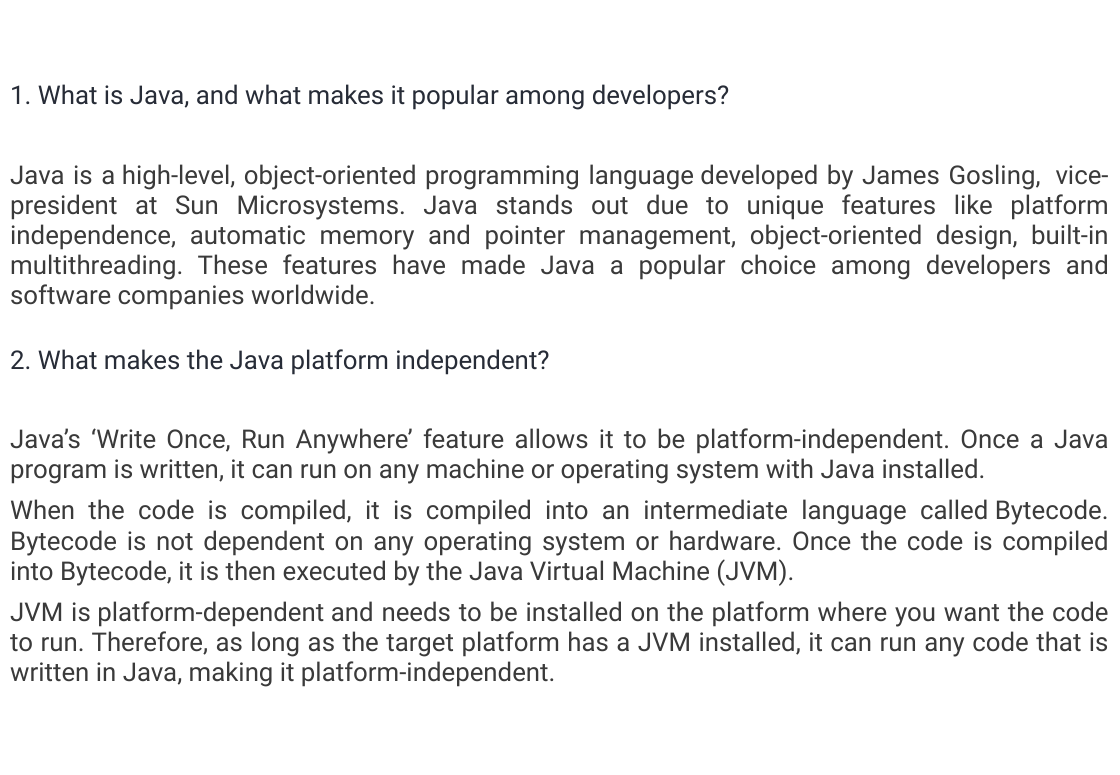
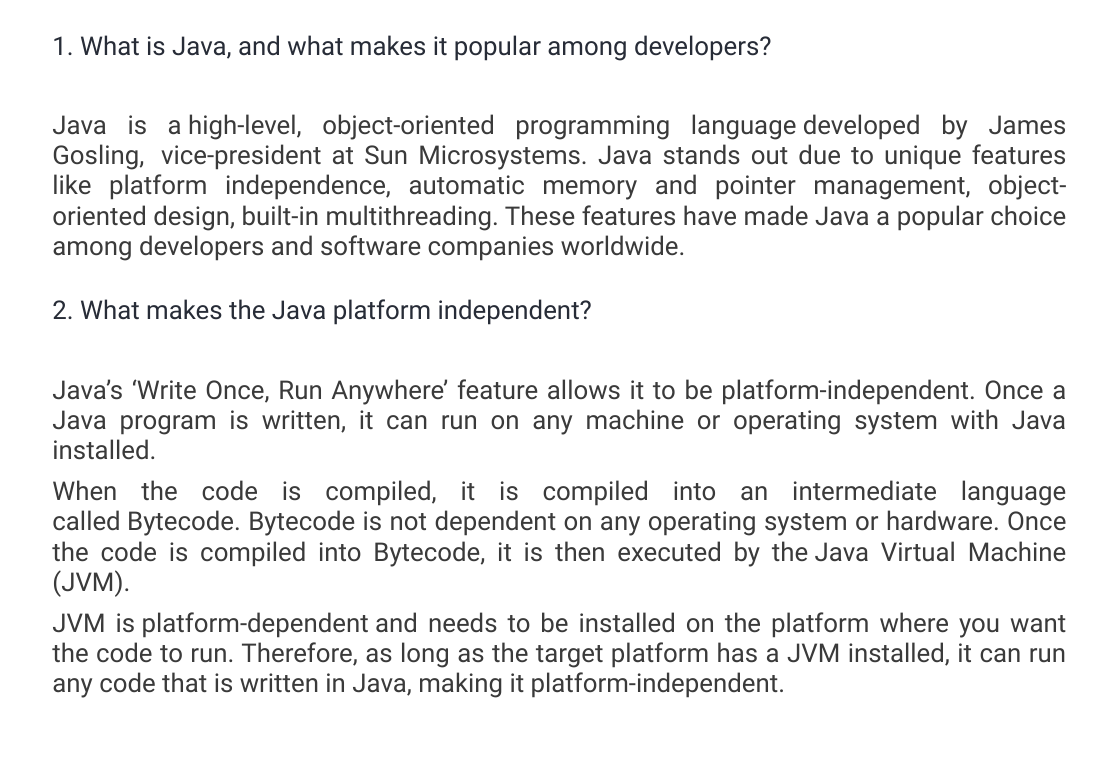
Before and after one commit to umalavanya/FullStackDevelopement_JavaSpring_SQL_ReactProjects, a slide deck: slide 1 of UmaTeachingMaterial/Java/Java-Interview-QA-Intellipaat.pptx. Drawn at 1120x775 pixels with LibreOffice and Linux fonts; fonts in the diff are those of the drawing. Boxes give left, top, right and bottom in pixels: in the first picture for what was removed or moved away, otherwise in the second. Text is boxed around its words. In the diff, an @@ line names an element or a change of style, - is before the commit and + after.

Commit message:
practicing java

```diff
--- a/UmaTeachingMaterial/Java/Java-Interview-QA-Intellipaat.pptx
+++ b/UmaTeachingMaterial/Java/Java-Interview-QA-Intellipaat.pptx
@@ text "1. What is Java, and ..." rewrapped from [10, 84, 1109, 687] to [52, 35, 1067, 698] @@
```
Also in this commit, not shown: 20 other slides changed, 3 other files.
